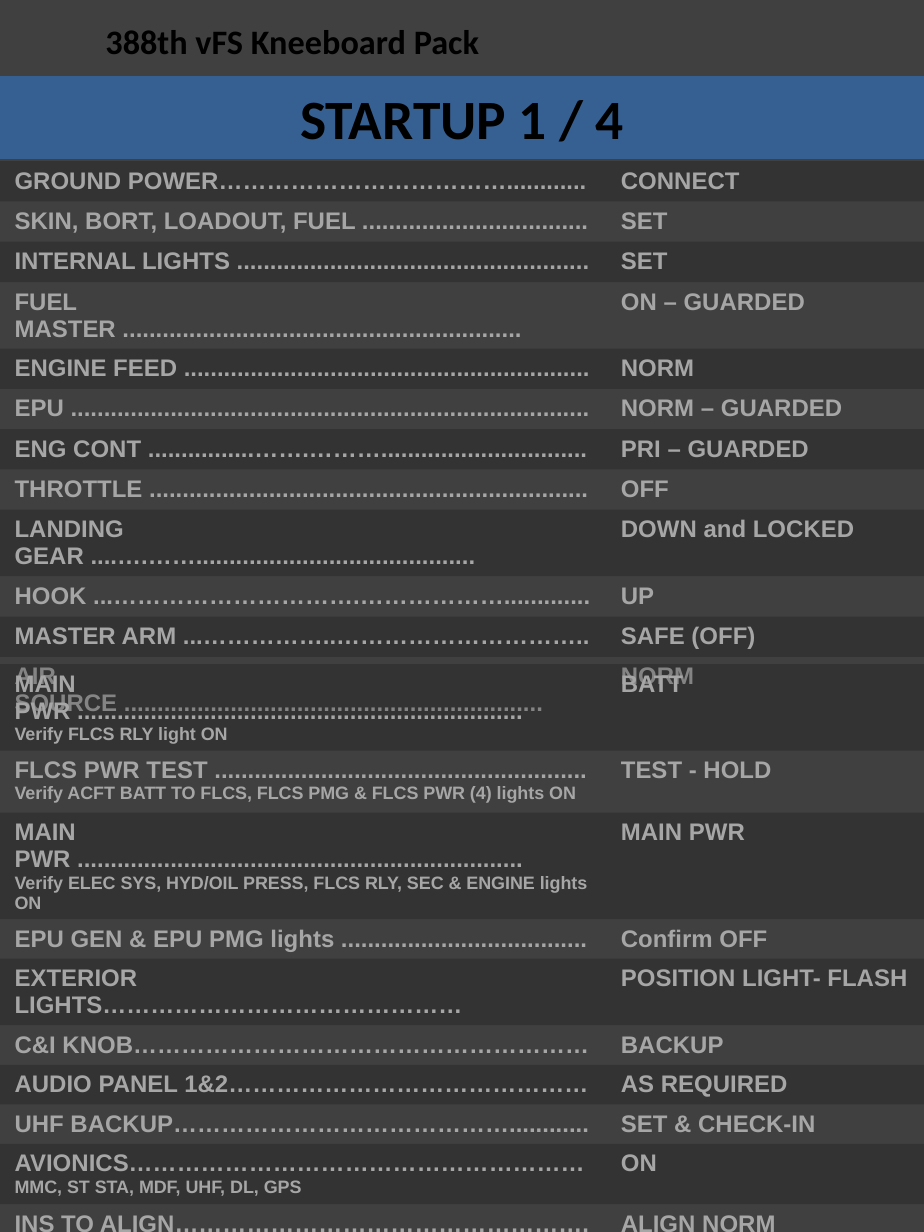
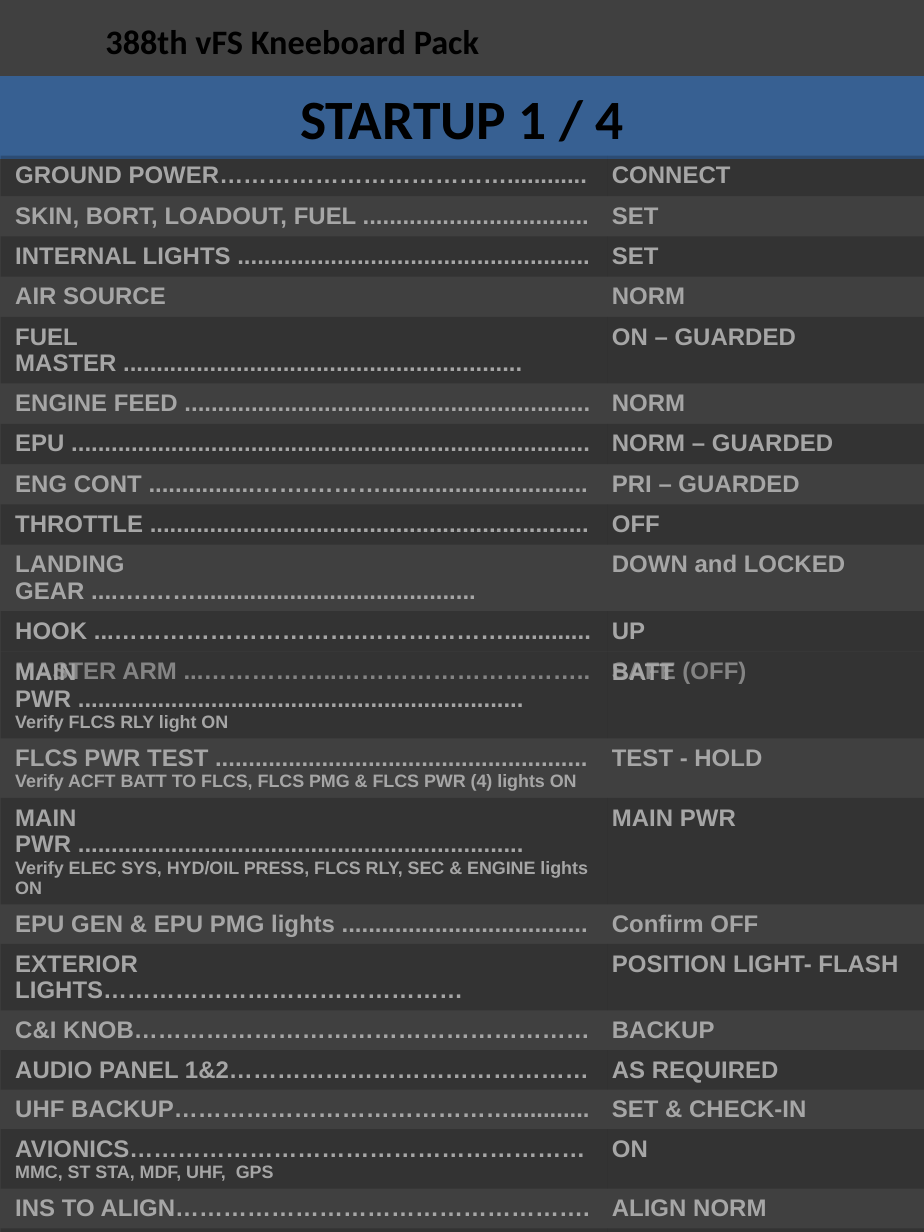
Before and after one commit to 132nd-vWing/132-TRP-388, a slide deck: slide 4 of Kneeboard Pack/388 Kneeboard Pack.pptx. Drawn at 924x1232 pixels with LibreOffice and Linux fonts; fonts in the diff are those of the drawing; background and template pictures are left out. Boxes give left, top, right and bottom in pixels: in the first picture for what was removed or moved away, otherwise in the second. Text is boxed around its words. In the diff, an @@ line names an element or a change of style, - is before the commit and + after.

```diff
--- a/Kneeboard Pack/388 Kneeboard Pack.pptx
+++ b/Kneeboard Pack/388 Kneeboard Pack.pptx
@@ table at box(1, 155, 924, 688) @@
+row 4: AIR SOURCE | NORM
-row 12: AIR SOURCE ............................................................... | NORM
@@ table: place and size @@
-table at box(0, 161, 924, 721)
+table at box(1, 155, 924, 688)
@@ table at box(1, 652, 924, 1220) @@
-row 9, column 1: AVIONICS…………………………………………………MMC, ST STA, MDF, UHF, DL, GPS
+row 9, column 1: AVIONICS…………………………………………………MMC, ST STA, MDF, UHF, GPS
@@ table: place and size @@
-table at box(0, 664, 924, 1232)
+table at box(1, 652, 924, 1220)
```
Also in this commit, not shown: 3 other slides changed, 1 other file.
